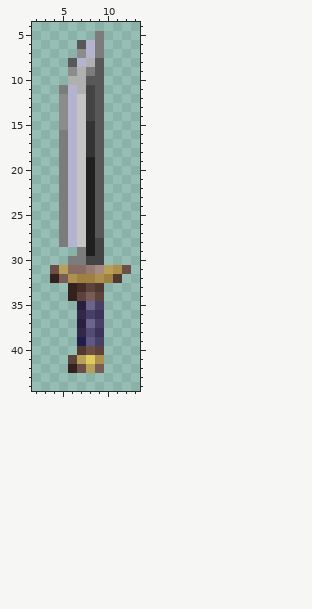
Two versions of one pixel-art sprite, Resources/Psword/PKSM.gif. Above, as it was before the edit.
The file is 32x48 pixels. Shown: x 2..13, y 4..44.
The result:
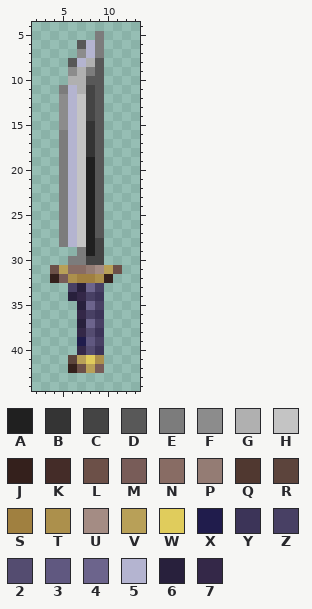
Palette (. is transparent): A #202020  B #343434  C #444444  D #585858  E #7c7c7c  F #8c8c8c  G #b0b0b0  H #c4c4c4  J #34201c  K #442c28  L #6c5048  M #785c58  N #886c64  P #947c74  Q #503830  R #5c443c  S #a08040  T #ac904c  U #a48c84  V #b8a058  W #e0cc5c  X #201c4c  Y #3c3458  Z #484064  2 #544c70  3 #605880  4 #6c648c  5 #b4b4d0  6 #28203c  7 #342848
Difference:
y 31: x 11..12 TL -> L.
y 32: x 10..11 SQ -> J.
y 33: x 6..9 JKRQ -> Z64Z
y 34: x 6..9 JRMR -> 67ZY
y 40: x 7..9 QLR -> 72Y
